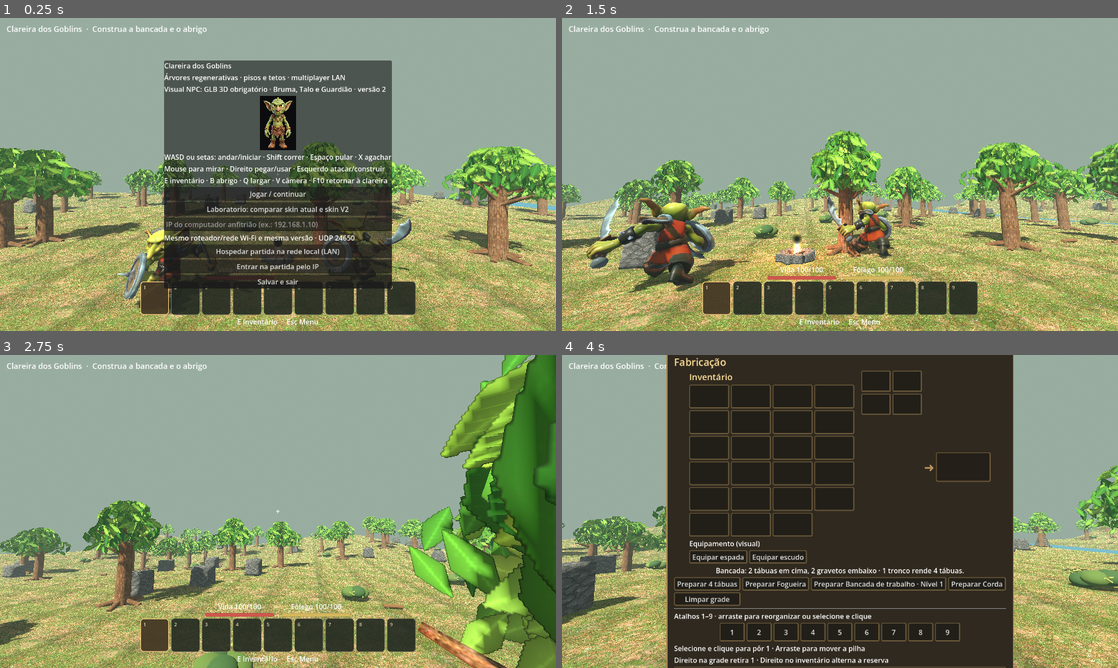
Above: before the commit, frames 1-4 (two rows, left to right).
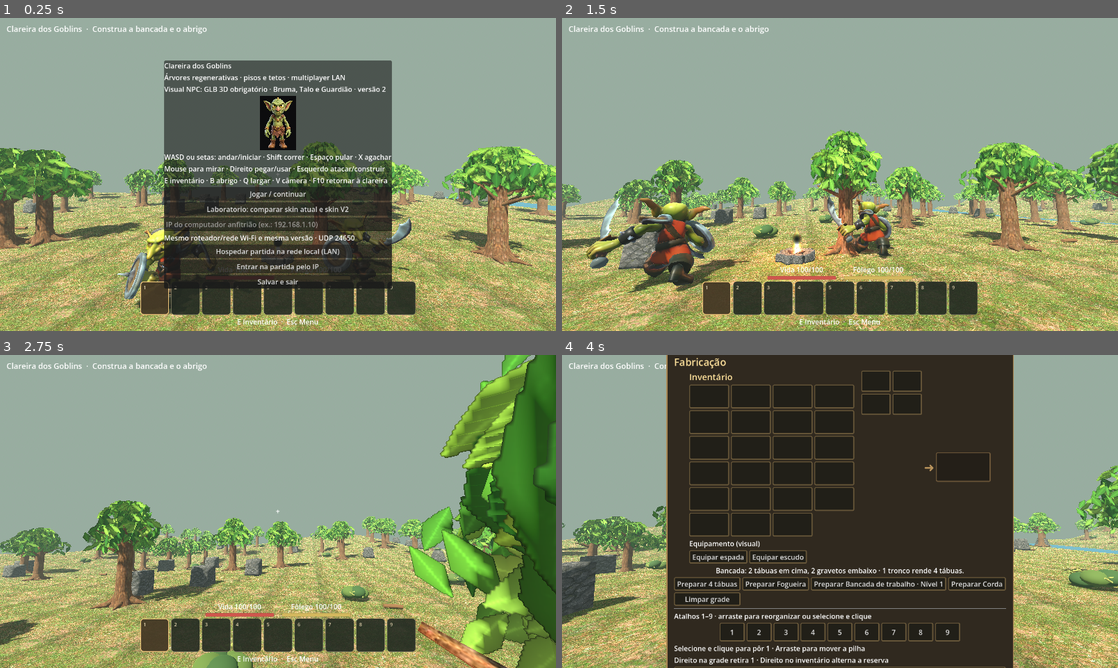
Above: after the commit, the same moments.

Repository: clebertressi88/clareira-dos-goblins
Game: Godot game, scene res://main.tscn
The game is run twice, just before and just after one commit, with the same random seed, the same clock (stepped at 60 frames per second) and the same inputs.
Inputs (mouse positions are in pixels of both pictures, inside the frame that each line leads up to):
- Up to frame 1 (0.25 s): no input
- Up to frame 2 (1.5 s): click "Jogar / continuar" at 0.5 s; tap Enter at 1.25, 1.35 s; move the mouse to (867, 174) at 1.27 s; hold W (goblin_frente) from 1.28 s (still down); click (867, 174) at 1.42 s
- Up to frame 3 (2.75 s): keep holding W (goblin_frente); tap Space at 1.52, 1.82, 2.27, 2.57 s; move the mouse to (250, 511) at 2.02 s; tap Keypad Enter at 2.1 s
- Up to frame 4 (4 s): keep holding W (goblin_frente); move the mouse to (851, 505) at 2.77 s; hold Shift 2.78-3.53 s; move the mouse to (834, 517) at 3.52 s; tap E at 3.6 s; click (834, 517) at 3.67 s; tap Space at 3.77 s

The runs differ from the first frame. In frame 1, 0.9% of the frame differs, in the area x 0-100%, y 52-80%; in frame 2, 0.9%; in frame 3, 0.5%; in frame 4, less than 0.1%.

Commit message:
feat: conectar raizes ao tronco com base alargada e tronco afunilado

Diff:
--- a/Projeto-Godot/main.gd
+++ b/Projeto-Godot/main.gd
@@ -783,18 +783,16 @@
 			var base := Node3D.new()
 			base.name = "BaseTronco"
 			visual.add_child(base)
-			var stump_trunk := cylinder(base,Vector3(0,.26,0),.23,.52,"tree_bark",Color.WHITE)
-			stump_trunk.name = "TroncoToco"
-			for i in range(5):
-				var angle := float(i)*TAU/5.0
-				var root := cylinder(base,Vector3(cos(angle)*.36,.075,sin(angle)*.36),.075,.64,"tree_bark",Color.WHITE)
-				root.rotation = Vector3(0.0,-angle,PI*.42)
+			# Base alargada e raizes afuniladas, ligadas dentro do tronco.
+			var wood_geo := preload("res://forest_wood_geometry.gd")
+			wood_geo.make_trunk(base,materials["tree_bark"],false)
+			wood_geo.make_roots(base,materials["tree_bark"],id)
 			var growth := Node3D.new()
 			growth.name = "Crescimento"
 			visual.add_child(growth)
 			# Tronco adulto unico desde o solo ate a copa: elimina a emenda
 			# visivel entre dois cilindros sobrepostos no ponto de corte.
-			cylinder(growth,Vector3(0,1.10,0),.23,2.20,"tree_bark",Color.WHITE)
+			wood_geo.make_trunk(growth,materials["tree_bark"],true)
 			# Copas detalhadas, galhos e variacao deterministica por ID.
 			# O tronco continua sendo a unica colisao da arvore.
 			preload("res://forest_tree_visual.gd").decorate(growth,materials["tree_bark"],id)
